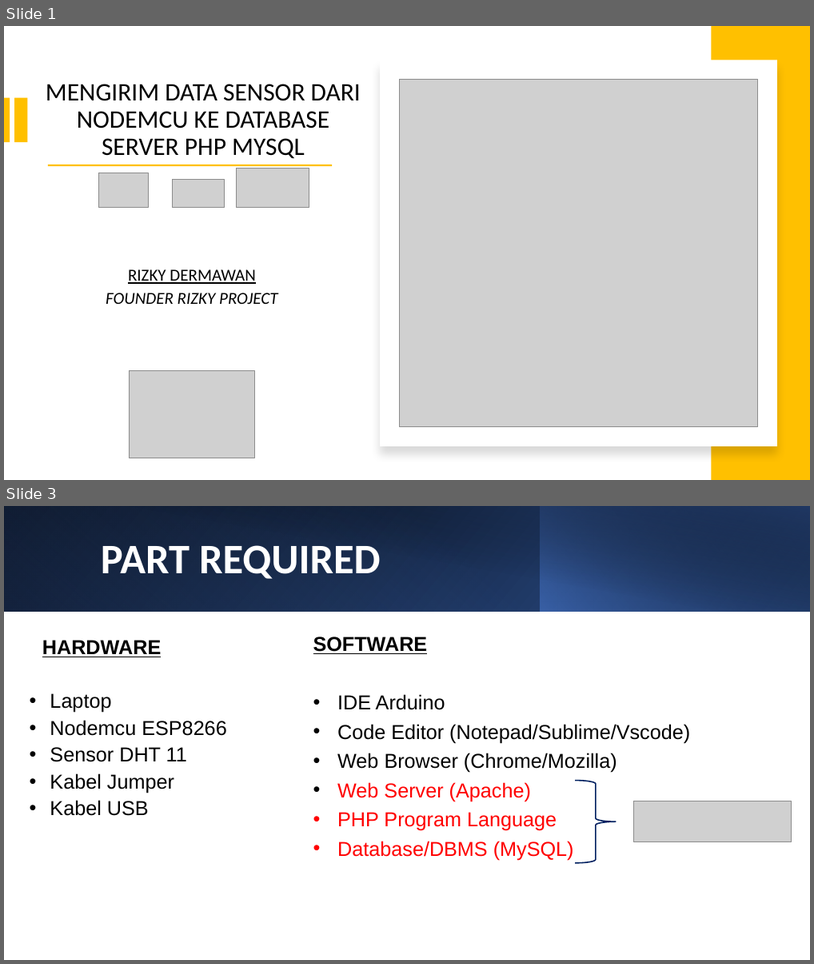
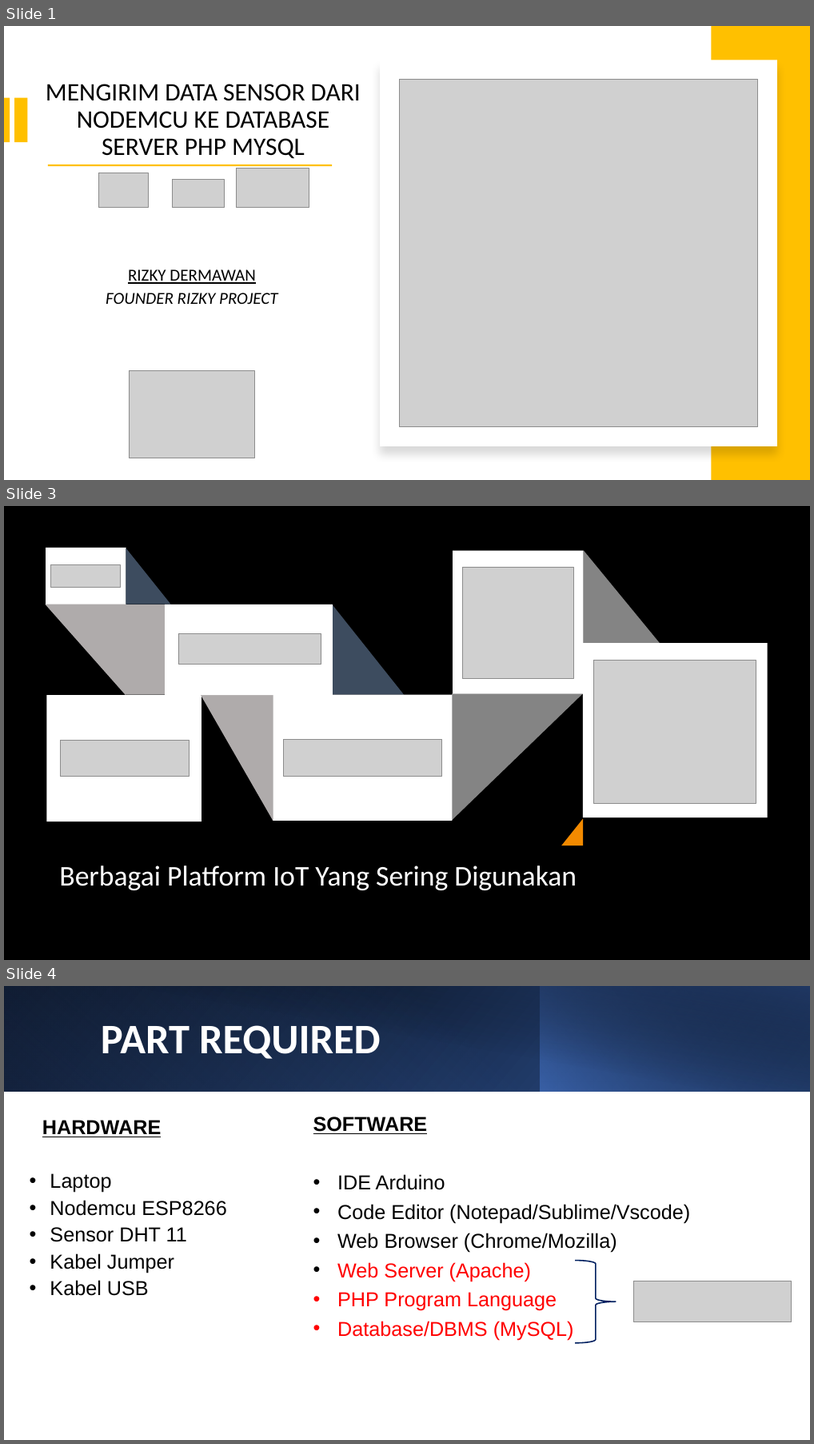
Before and after one commit to rizkydermawan1992/kirim-data-suhu-ke-web-php-mysql, a slide deck: Sharing Session.pptx. Shown one above the other, each under a label of ours: slides 1 and 3 before the commit, slides 1, 3 and 4 after it; the slides between them are not shown. The pictures are 814x964 and 814x1444 pixels, drawn with LibreOffice and Linux fonts; fonts in the diff are those of the drawing; grey boxes stand for pictures. Boxes give left, top, right and bottom in pixels: in the first picture for what was removed or moved away, otherwise in the second. Text is boxed around its words. In the diff, an @@ line names an element or a change of style, - is before the commit and + after.

```diff
--- a/Sharing Session.pptx
+++ b/Sharing Session.pptx
@@ slide 3 added at (4,506,810,960), background #000000 @@
@@ rectangle added at (46,548,126,604), fill #FFFFFF @@
@@ right triangle added at (126,548,171,604), fill #3D4C5F @@
@@ rectangle added at (453,551,584,694), fill #FFFFFF @@
@@ right triangle added at (584,551,660,643), fill #A5A5A5 at 80% opacity @@
@@ picture added at (51,564,121,587) @@
@@ picture added at (462,567,574,678) @@
@@ freeform shape added at (45,604,202,695), fill #AFABAB @@
@@ rectangle added at (165,604,333,695), fill #FFFFFF @@
@@ right triangle added at (332,604,404,695), fill #3D4C5F @@
@@ picture added at (178,634,321,664) @@
@@ rectangle added at (583,643,768,817), fill #FFFFFF @@
@@ picture added at (594,660,757,803) @@
@@ rectangle added at (47,695,202,821), fill #FFFFFF @@
@@ right triangle added at (200,694,273,820), fill #AFABAB @@
@@ rectangle added at (273,695,452,820), fill #FFFFFF @@
@@ right triangle added at (452,693,583,820), fill #A5A5A5 at 80% opacity @@
@@ picture added at (60,740,190,776) @@
@@ picture added at (283,739,442,776) @@
@@ right triangle added at (562,819,583,845), fill #F38A00 @@
@@ text added at (59,865,577,890), 34 pt, text #FFFFFF @@
+Berbagai Platform IoT Yang Sering Digunakan
@@ what was slide 3 is now slide 4 @@
```
Also in this commit, not shown: 1 other slide added, 3 other files.
